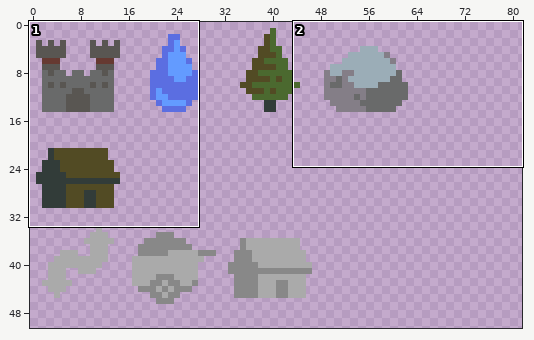
One commit to this pixel-art file: screens/gameplay/game_objects/map_node/assets/map_node_spritesheet.aseprite. Above: a wide view before the commit, with the close-up outlined.
Close-up. As it was:
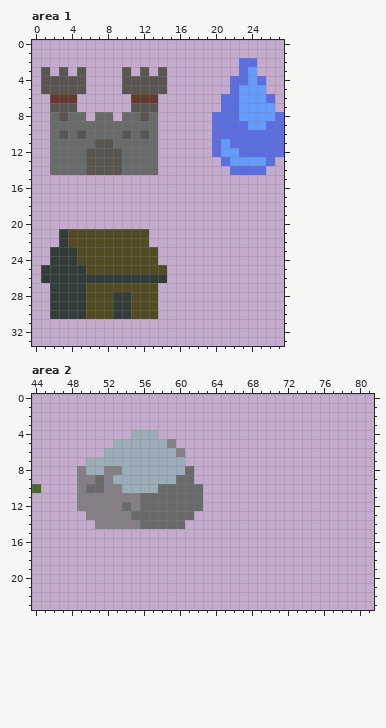
128x128 pixels, 1 frame. Shown: area 1: x 0..27, y 0..33; area 2: x 44..81, y 0..23. The wide view leaves out empty margins.
New version:
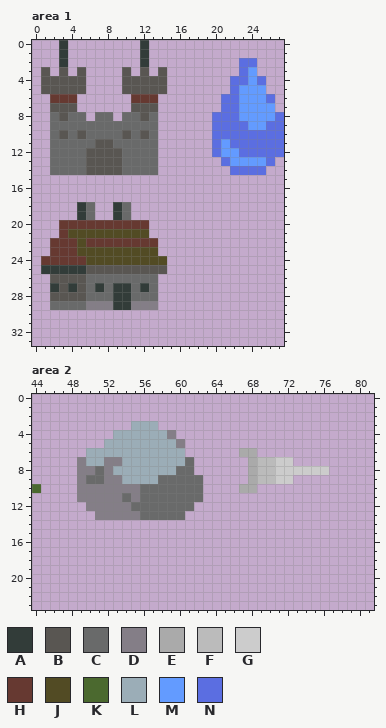
Palette (. is transparent): A #323c39  B #595652  C #696a6a  D #847e87  E #aaaaaa  F #bbbbbb  G #cccccc  H #663931  J #524b24  K #4b692f  L #9badb7  M #639bff  N #5b6ee1
Commit message: Updated node visuals, Minor refactorings
The edit:
Area 1:
y 0..2: x 3 . -> A; x 12 . -> A
y 18..19: x 5..6 .. -> AC; x 9..10 .. -> AC
y 20: x 3..12 .......... -> HHHHHHHHHH
y 21: x 3 A -> H
y 22: x 2..4 .AJ -> HHH; x 6..13 JJJJJJJ. -> HHHHHHHH
y 23: x 2..4 AAA -> HHH
y 24: x 1..5 .AAAJ -> HHHHH; x 14 . -> J
y 25: x 6..14 JJJJJJJJJ -> BBBBBBBBB
y 26: x 1..14 AAAAAAAAAAAAAA -> .BBBBCCCCCCCC.
y 27: x 3 A -> B; x 5..13 AJJJJJJJJ -> BCACAACAC
y 28: x 2..8 AAAAJJJ -> BBBBCCC; x 11..13 JJJ -> CCC
y 29: x 2..8 AAAAJJJ -> CCCCDDD; x 11..13 JJJ -> DDD
y 30: x 2..13 AAAAJJJAAJJJ -> ............
Area 2:
y 3: x 55..57 ... -> LLL
y 4: x 53..54 .. -> LL; x 58..59 .. -> LD
y 5: x 52 . -> L; x 59..60 D. -> LD
y 6: x 50..51 .. -> LL; x 60 D -> L; x 67..68 .. -> EE
y 7: x 49 . -> D; x 52..53 LL -> DD; x 61 . -> C; x 68..72 ..... -> EFFGG
y 8: x 50..51 LL -> DC; x 53 D -> L; x 60 L -> C; x 68..76 ......... -> EFFGGGGGG
y 9: x 50 D -> C; x 53 L -> D; x 58..59 LL -> CC; x 62 . -> C; x 68..72 ..... -> EFFGG
y 10: x 50..51 CC -> DD; x 54..57 LLLL -> DDCC; x 67..68 .. -> EE
y 11: x 54 D -> C
y 12: x 49 D -> .; x 54..55 CD -> DC; x 62 C -> .
y 13: x 50 D -> .; x 55 C -> D; x 61 C -> .
y 14: x 51..60 DDDDDCCCCC -> ..........
